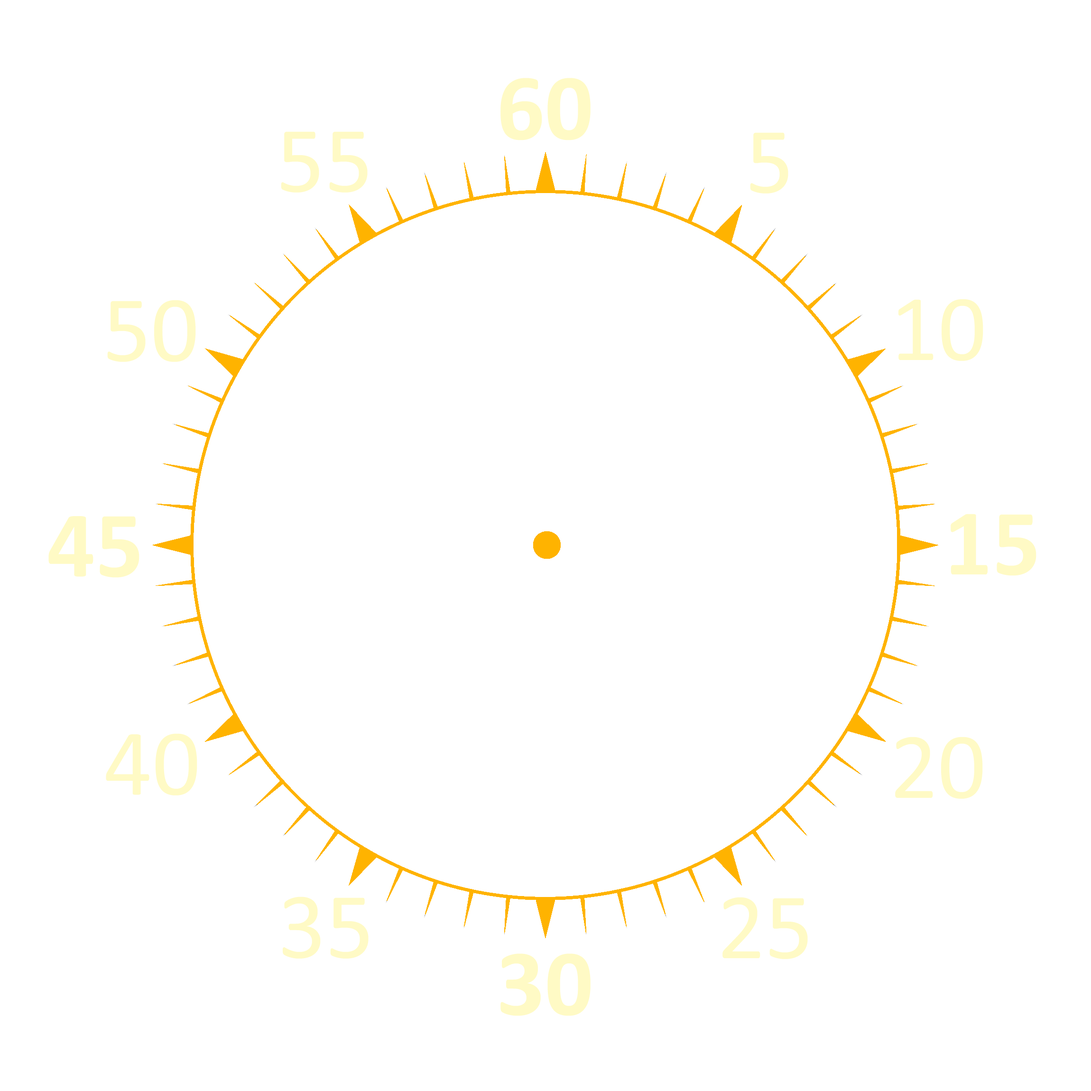
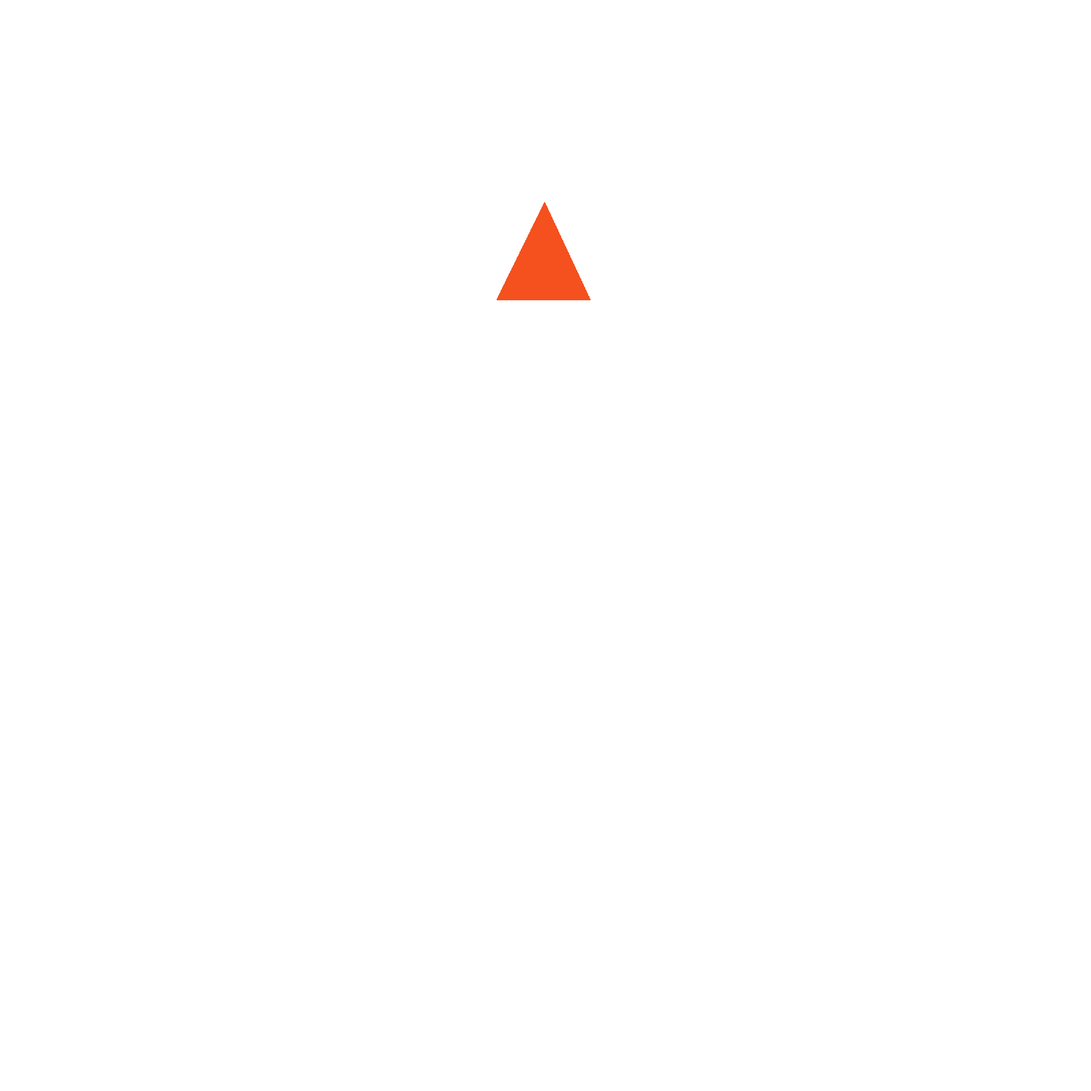
Revision of a layered 1091px x 1091px image; what changed, layer by layer:
showed "Layer 2" over [496, 202, 591, 301]
hid "Shape 1", painted on it over [48, 77, 1037, 1017]
